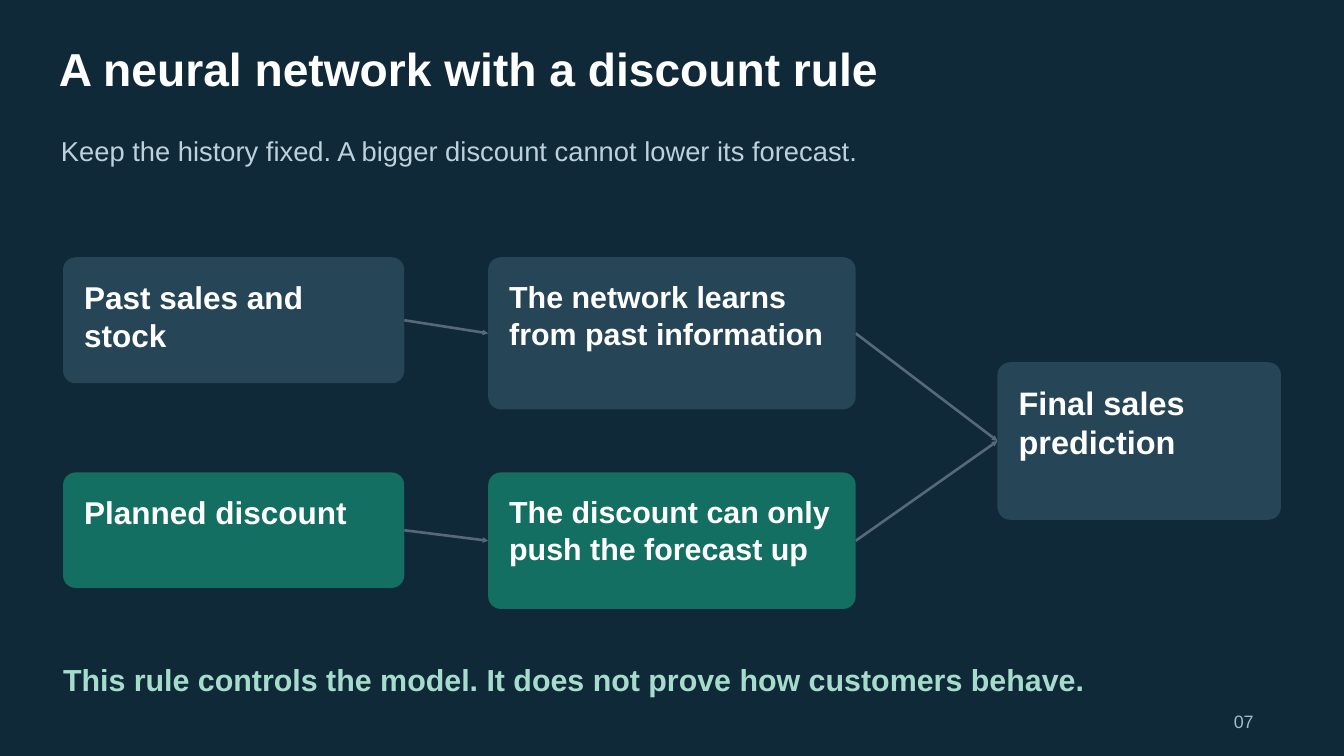
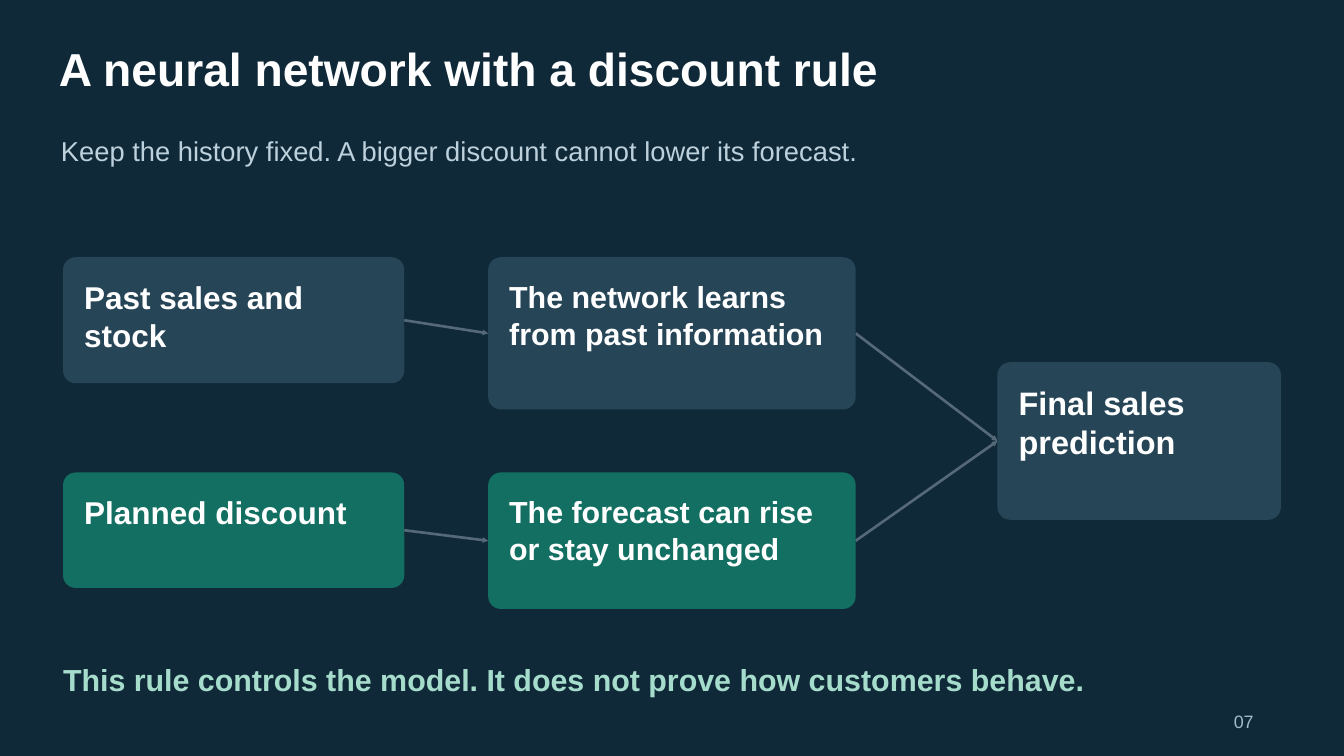
Before and after one commit to Khushx11/retail-discount-response, a slide deck: slide 7 of docs/materials/COMP5064-Presentation.pptx. Drawn at 1344x756 pixels with LibreOffice and Linux fonts; fonts in the diff are those of the drawing. Boxes give left, top, right and bottom in pixels: in the first picture for what was removed or moved away, otherwise in the second. Text is boxed around its words. In the diff, an @@ line names an element or a change of style, - is before the commit and + after.

```diff
--- a/docs/materials/COMP5064-Presentation.pptx
+++ b/docs/materials/COMP5064-Presentation.pptx
@@ text at (509, 501, 813, 566): text changed @@
-The discount can only
-push the forecast up
+The forecast can rise
+or stay unchanged
```
Also in this commit, not shown: 6 other slides changed, 8 other files.
